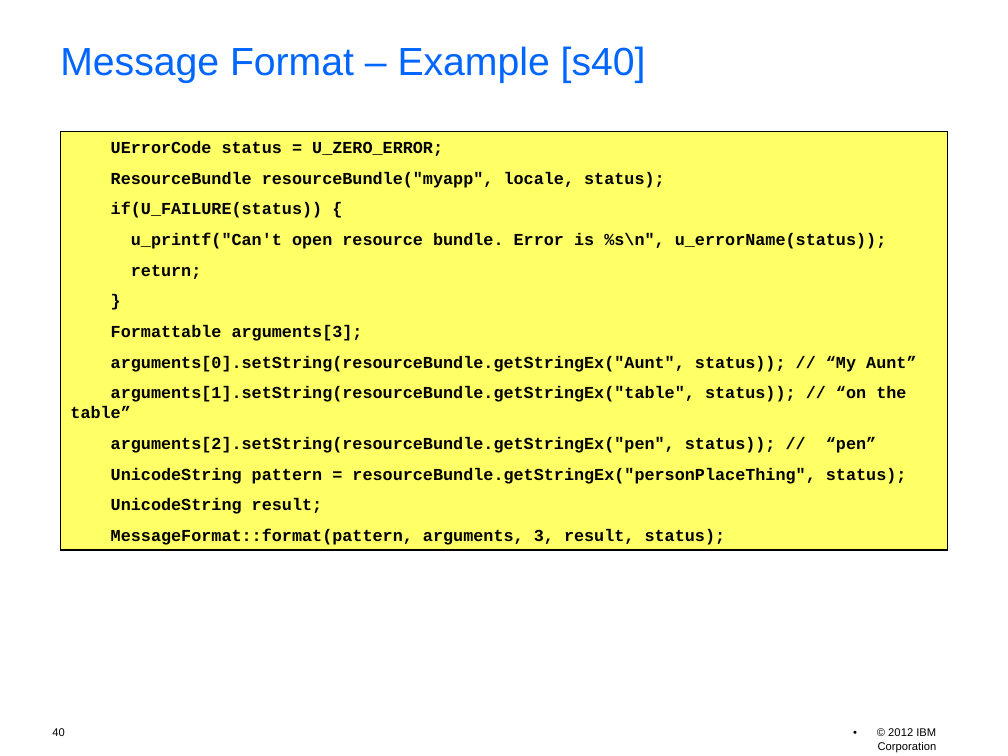
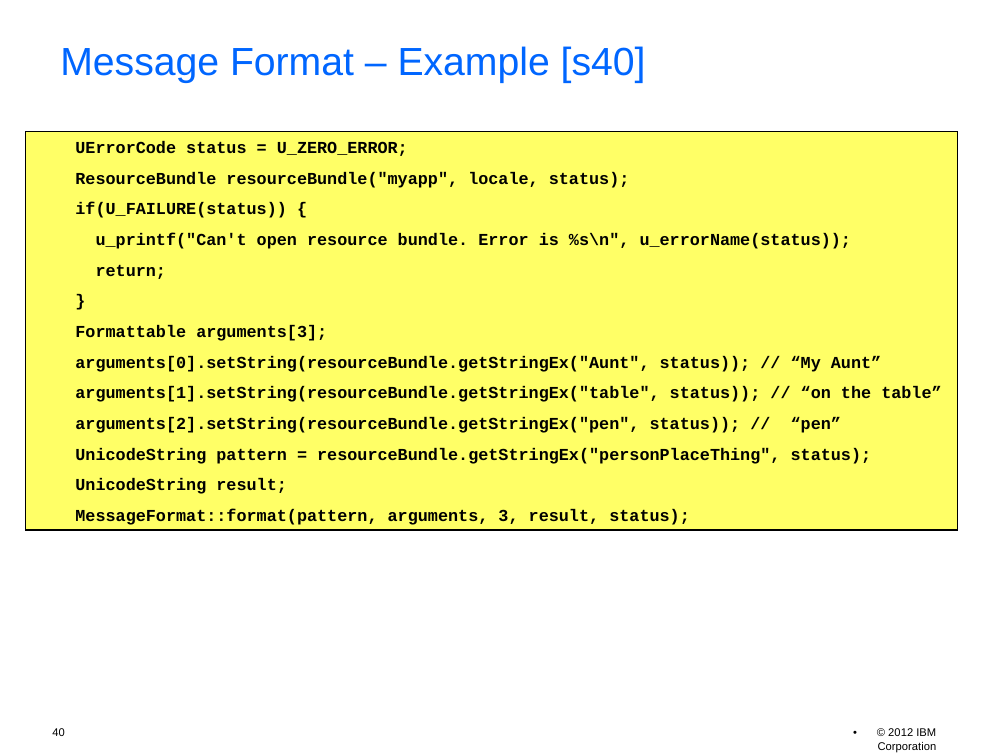
Before and after one commit to unicode-org/icu-docs, a slide deck: slide 40 of docs/pres/icu_workshop.odp. Drawn at 1008x756 pixels with LibreOffice and Linux fonts; fonts in the diff are those of the drawing; background and template pictures are left out. Boxes give left, top, right and bottom in pixels: in the first picture for what was removed or moved away, otherwise in the second. Text is boxed around its words. In the diff, an @@ line names an element or a change of style, - is before the commit and + after.

```diff
--- a/docs/pres/icu_workshop.odp
+++ b/docs/pres/icu_workshop.odp
@@ rectangle "UErrorCode status = U_ZERO_ERROR;": place and size @@
-rectangle "UErrorCode status = U_ZERO_ERROR;" at (60, 132, 948, 550)
+rectangle "UErrorCode status = U_ZERO_ERROR;" at (25, 132, 958, 530)
```
Also in this commit, not shown: 2 other slides changed, 1 other file.
